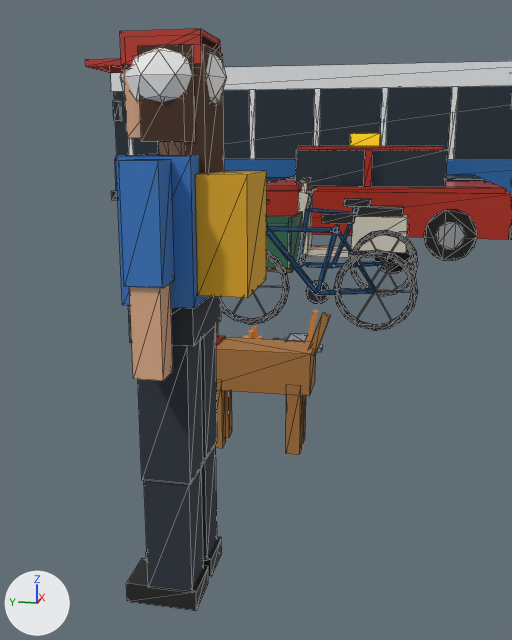
Before and after pictures for a commit that changed the glTF model ministad/figuren.glb.
Before and after are seen from a 50 mm lens placed at (-2.13, -0.68, 1.48), pointed at (0.08, -0.24, 0.93). Arrows for +X, +Y and +Z are at lower left; the lights stay in place. The older version comes first. Mesh edges are drawn as thin lines on the coarser meshes. Where no turn or scale is listed for an object, it has been applied to the vertices.

Names of what the first picture shows: 'Auto_romp', 'Bus_romp', 'Fiets_kader', 'Hond_lijf', 'Persoon_armL', 'Persoon_beenL', 'Persoon_haar_lang', 'Persoon_helm', 'Persoon_knieL', 'Persoon_romp', 'Persoon_rugzak', 'Scooter_romp' and 15 more.
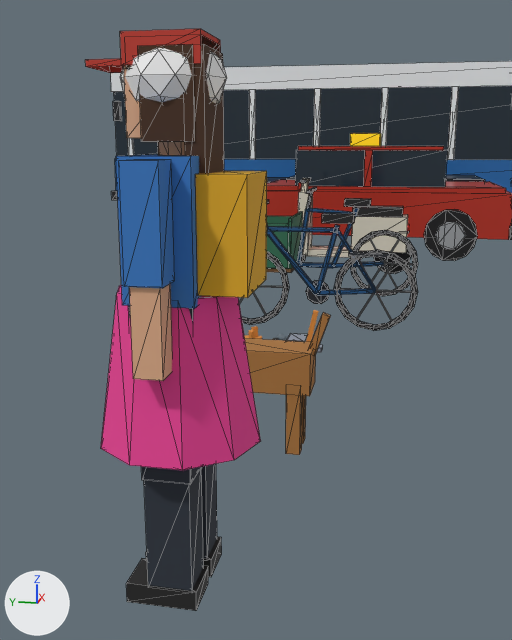
Where the change shows, as pixel boxes (x1, y1, x2, y2) in the pictures (512 x 640 px):
'Persoon_rok', added (pink): after (101, 285, 260, 470)
'Persoon_beenL', unchanged, covered by the edit: before (138, 340, 203, 485); after (141, 467, 201, 485)
'Persoon_beenR', unchanged, covered by the edit: before (201, 325, 217, 459)

Diff of the bpy script that builds the scene:
```diff
--- a/ministad/figuren.glb.py
+++ b/ministad/figuren.glb.py
@@ mat_p_rok @@
+mat_p_rok = principled_material('p_rok')
+mat_p_rok.base_color = (0.812, 0.0528, 0.298)  # pink #e94194
+mat_p_rok.roughness = 0.85
@@ me_persoon_rok @@
+me_persoon_rok.from_pydata(...)  # a 10-sided cut cone along z (radius 0.27 at the low end, 0.195 at the high end) spanning x -0.257..0.257, y -0.27..0.27, z -0.36..0.14
+me_persoon_rok.materials.append(mat_p_rok)  # pink #e94194
@@ ob_persoon_rok @@
+ob_persoon_rok = bpy.data.objects.new('Persoon_rok', me_persoon_rok)
+ob_persoon_rok.location = (0.0, 0.0, 0.9)
```
